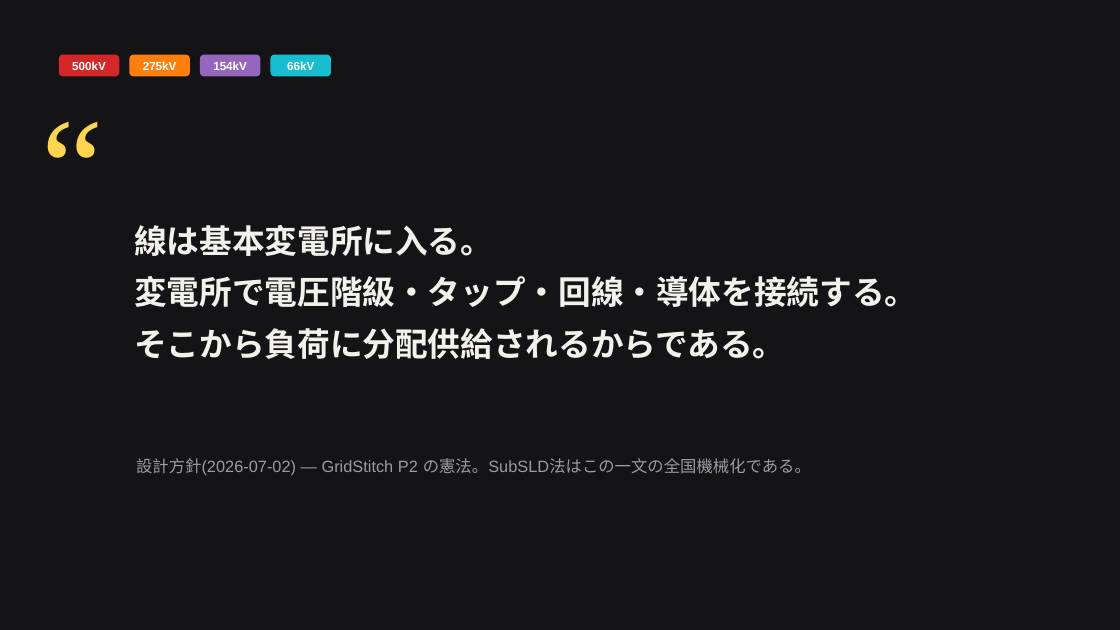
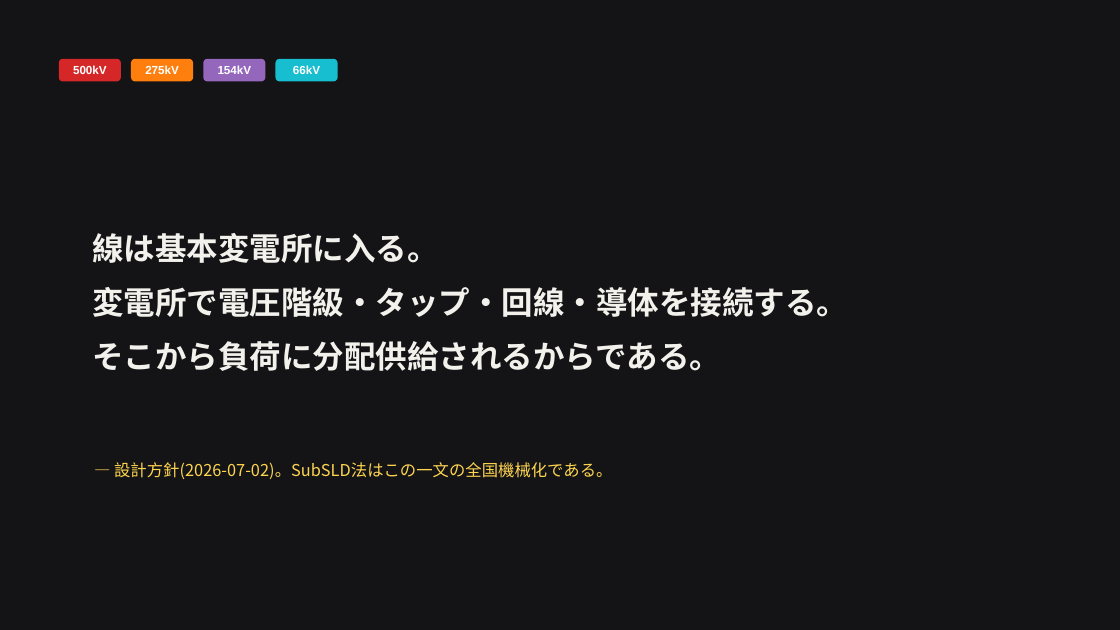
Before and after one commit to lutelute/All-Japan-Grid, a slide deck: slide 3 of docs/slides/subsld/SubSLD法_実証ペア図法.pptx. Drawn at 1120x630 pixels with LibreOffice and Linux fonts; fonts in the diff are those of the drawing; background and template pictures are left out. Boxes give left, top, right and bottom in pixels: in the first picture for what was removed or moved away, otherwise in the second. Text is boxed around its words. In the diff, an @@ line names an element or a change of style, - is before the commit and + after.

```diff
--- a/docs/slides/subsld/SubSLD法_実証ペア図法.pptx
+++ b/docs/slides/subsld/SubSLD法_実証ペア図法.pptx
@@ rounded rectangle "500kV": place and size @@
-rounded rectangle "500kV" at bbox=[59, 55, 119, 76]
+rounded rectangle "500kV" at bbox=[59, 59, 121, 82]
@@ rounded rectangle "275kV": place and size @@
-rounded rectangle "275kV" at bbox=[129, 55, 190, 76]
+rounded rectangle "275kV" at bbox=[131, 59, 193, 82]
@@ rounded rectangle "154kV": place and size @@
-rounded rectangle "154kV" at bbox=[200, 55, 260, 76]
+rounded rectangle "154kV" at bbox=[203, 59, 266, 82]
@@ proportions changed in 4 elements at bbox=[59, 59, 121, 82], bbox=[131, 59, 193, 82], bbox=[203, 59, 266, 82], bbox=[276, 59, 338, 82] @@
@@ rounded rectangle "66kV": place and size @@
-rounded rectangle "66kV" at bbox=[271, 55, 331, 76]
+rounded rectangle "66kV" at bbox=[276, 59, 338, 82]
@@ text removed at bbox=[42, 101, 160, 218] @@
-“
@@ text "線は基本変電所に入る。": place and size @@
-text "線は基本変電所に入る。" at bbox=[134, 225, 917, 359]
+text "線は基本変電所に入る。" at bbox=[92, 233, 848, 371]
@@ text "線は基本変電所に入る。" at bbox=[92, 233, 848, 371]: size 28 to 27 pt, font Arial to Noto Sans CJK JP; line spacing 44pt to 46pt @@
@@ text at bbox=[114, 462, 612, 479]: text changed; font Arial to Noto Sans CJK JP; text colour #9C9AA3 to #FFD54F @@
-設計方針(2026-07-02) — GridStitch P2 の憲法。SubSLD法はこの一文の全国機械化である。
+— 設計方針(2026-07-02)。SubSLD法はこの一文の全国機械化である。
```
Also in this commit, not shown: 6 other slides changed, 3 slides added, 3 slides removed, 7 other files.
